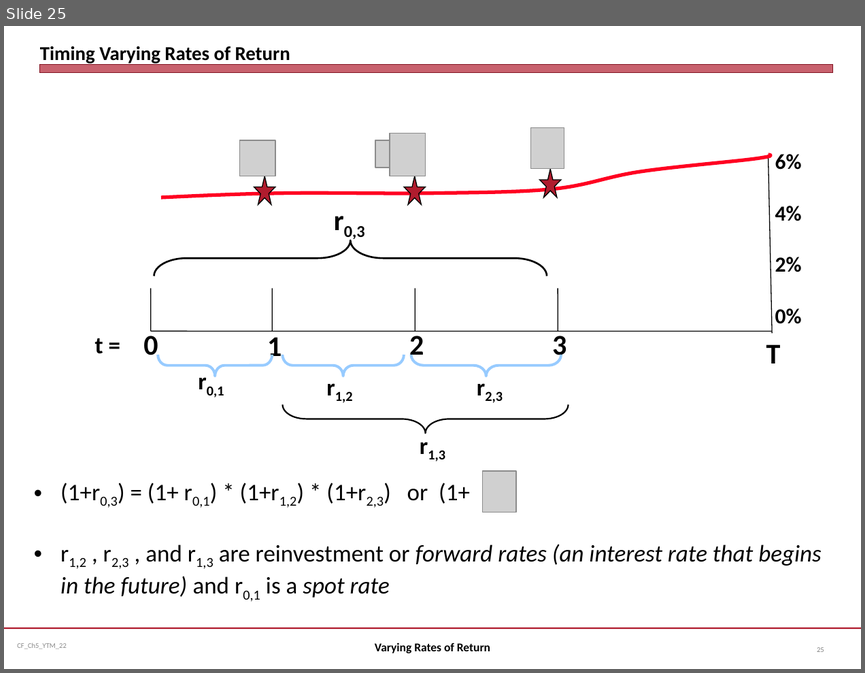
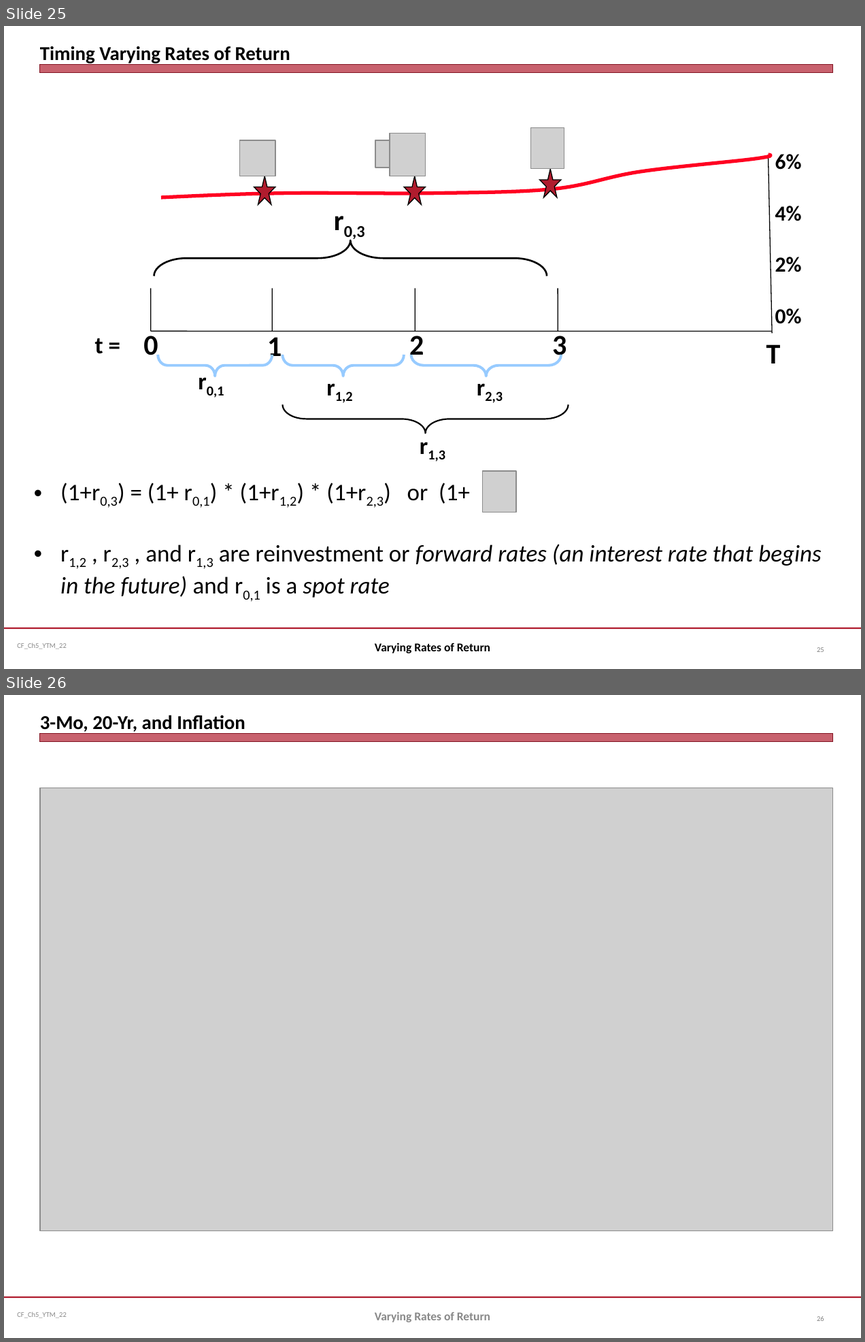
Before and after one commit to jmc877/Corporate-Finance, a slide deck: slides/CF_Ch5_YTM_22.pptx. Shown one above the other, each under a label of ours: slide 25 before the commit, slides 25 and 26 after it. The pictures are 865x673 and 865x1342 pixels, drawn with LibreOffice and Linux fonts; fonts in the diff are those of the drawing; grey boxes stand for pictures; background and template pictures are left out. Boxes give left, top, right and bottom in pixels: in the first picture for what was removed or moved away, otherwise in the second. Text is boxed around its words. In the diff, an @@ line names an element or a change of style, - is before the commit and + after.

```diff
--- a/slides/CF_Ch5_YTM_22.pptx
+++ b/slides/CF_Ch5_YTM_22.pptx
@@ slide 26 added at (x1=4, y1=695, x2=861, y2=1338), background #FFFFFF; not listed: 3 template elements that a slide beside it also shows @@
@@ title added at (x1=40, y1=715, x2=245, y2=734), 16.5 pt, text #000000, bold @@
+3-Mo, 20-Yr, and Inflation
@@ picture added at (x1=40, y1=787, x2=832, y2=1231) @@
@@ text added at (x1=375, y1=1312, x2=490, y2=1322), 10 pt, text #898989, bold @@
+Varying Rates of Return
@@ page number added at (x1=817, y1=1316, x2=824, y2=1321), 6 pt, text #808080 @@
+26
```
Also in this commit, not shown: 2 other files.
